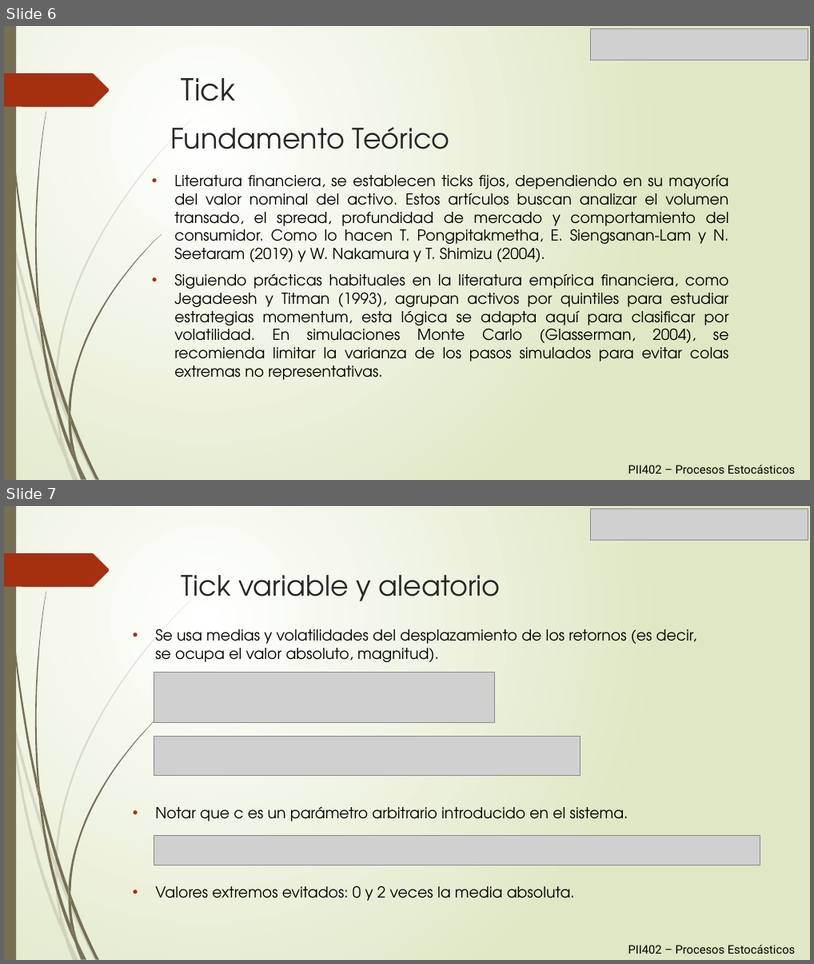
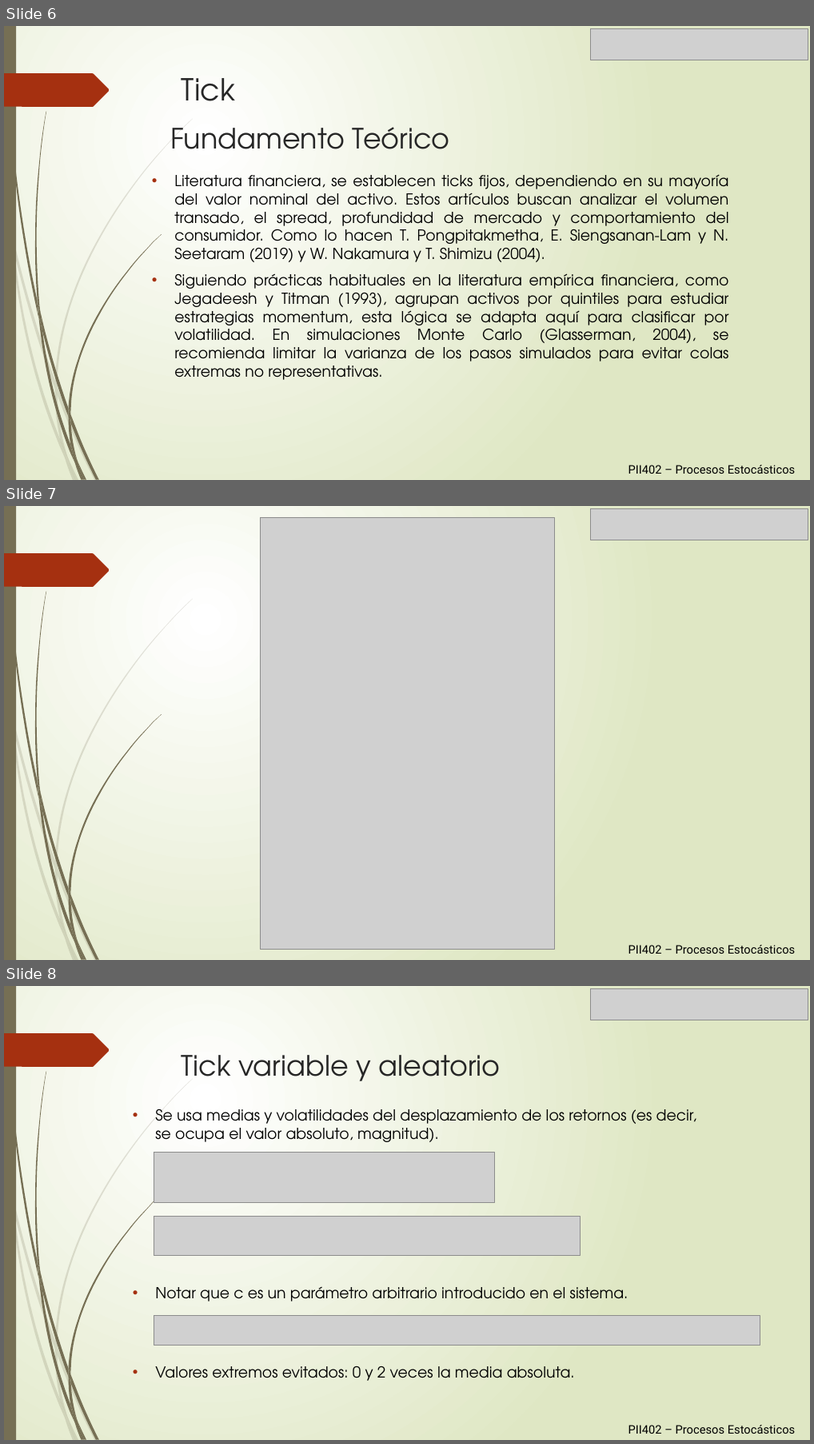
Before and after one commit to SebastianUSMMSC/PII402, a slide deck: Presentacion.pptx. Shown one above the other, each under a label of ours: slides 6 and 7 before the commit, slides 6, 7 and 8 after it. The pictures are 814x964 and 814x1444 pixels, drawn with LibreOffice and Linux fonts; fonts in the diff are those of the drawing; grey boxes stand for pictures. Boxes give left, top, right and bottom in pixels: in the first picture for what was removed or moved away, otherwise in the second. Text is boxed around its words. In the diff, an @@ line names an element or a change of style, - is before the commit and + after.

```diff
--- a/Presentacion.pptx
+++ b/Presentacion.pptx
@@ slide 7 added at (4,506,810,960), background gradient #FFFFFF to #DFE8C4; not listed: 24 template elements that a slide beside it also shows @@
@@ picture added at (260,517,554,948) @@
@@ picture added at (591,509,809,540) @@
@@ text added at (629,944,795,953), 14 pt, text #000000 @@
+PII402 – Procesos Estocásticos
@@ what was slide 7 is now slide 8 @@
```
